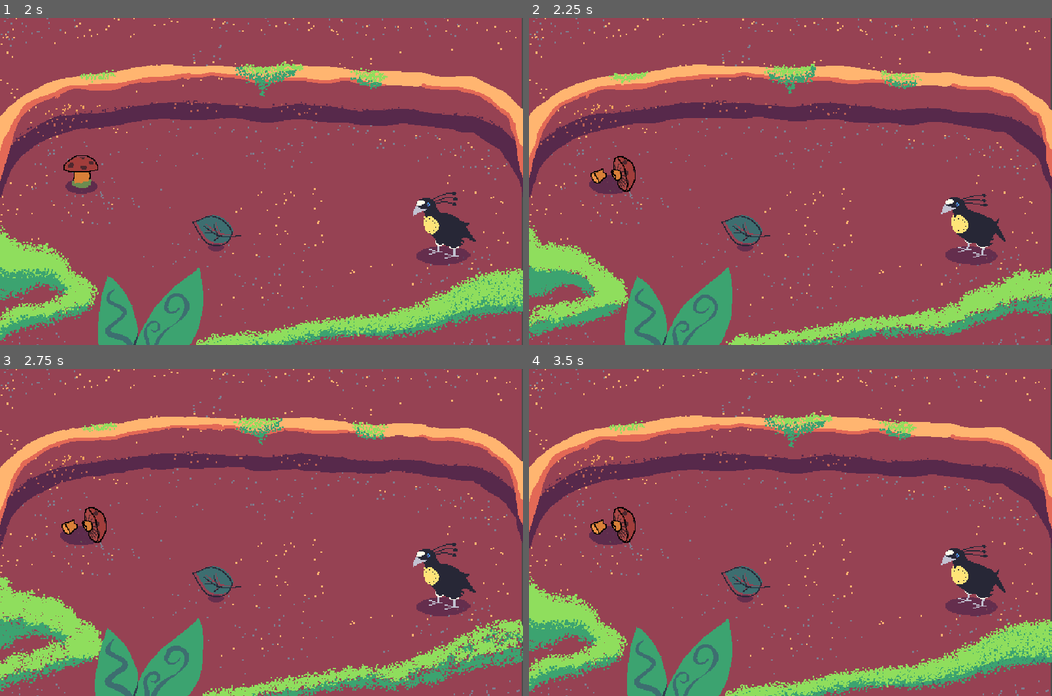
Above: before the commit, frames 1-4 (two rows, left to right).
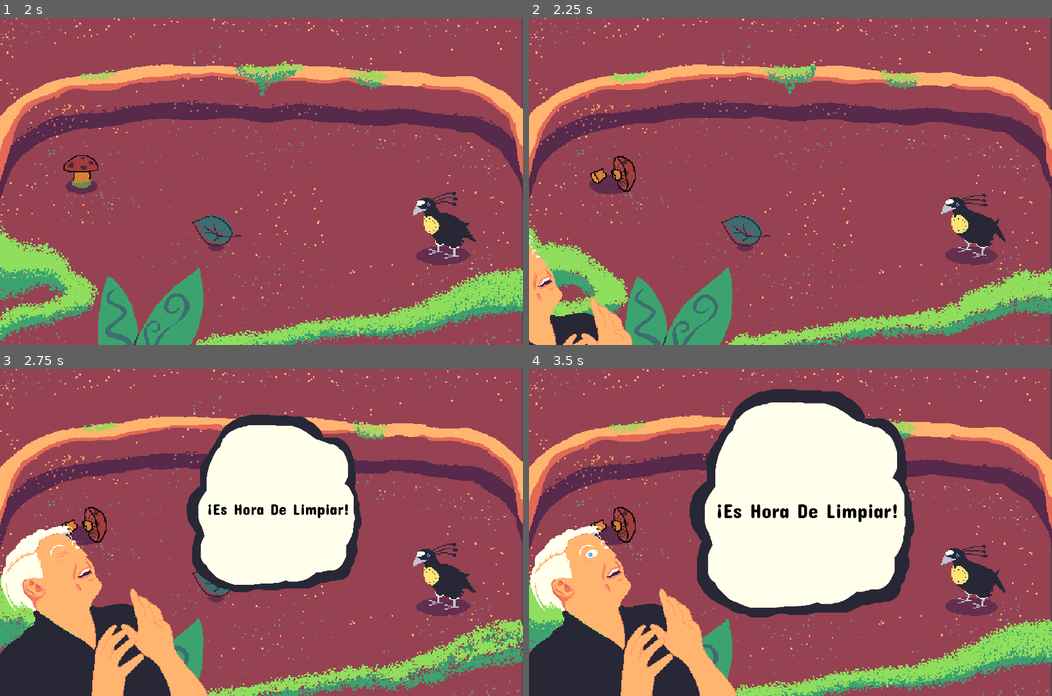
Above: after the commit, the same moments.

Repository: mapedorr/CapstoneGame
Game: Godot game, scene res://Limpiar/CleaningGame.tscn
Two runs of this game, one before a commit and one after it. Both use one fixed random seed, a clock stepped at 60 frames per second and the inputs below. Sound files missing from this copy of the repository are replaced by a short silence.
Inputs (mouse positions are in pixels of both pictures, inside the frame that each line leads up to):
- Up to frame 1 (2 s): drag from (214, 230) to (83, 174) at 0.52 s; click "Start" at 1.25 s
- Up to frame 2 (2.25 s): drag from (612, 174) to (743, 230) at 2.02 s
- Up to frame 3 (2.75 s): no input
- Up to frame 4 (3.5 s): move the mouse to (842, 460) at 2.77 s; click (842, 460) at 2.92 s

Frame 1 is identical in both runs. In frame 2, 2.7% of the frame differs, in the area x 0-20%, y 66-100%; in frame 3, 27%; in frame 4, 37%, in the area x 0-74%, y 6-100%.

Commit message:
David

Diff:
--- a/Limpiar/CleaningGame.tscn
+++ b/Limpiar/CleaningGame.tscn
@@ -661,7 +661,6 @@
 anims/Idle = SubResource( 7 )
 
 [node name="Bird4" type="Sprite" parent="."]
-editor/display_folded = true
 position = Vector2( 1003, 425 )
 
 [node name="DancingBird" type="Sprite" parent="Bird4"]
@@ -708,7 +707,6 @@
 volume_db = -1.5
 
 [node name="SpeechBalloon" type="Sprite" parent="Bird4/DancingBird"]
-editor/display_folded = true
 position = Vector2( 37, -45 )
 texture = ExtResource( 31 )
 hframes = 9
--- a/Limpiar/Limpiar.gd
+++ b/Limpiar/Limpiar.gd
@@ -176,6 +176,7 @@
 			yield(get_tree().create_timer(randi() % 6 + 1), "timeout")
 			$Bird4/DancingBird/Dance.stop()
 			$Bird4/DancingBird/Dance.play("Bow")
+			$UI.show_david('end')
 #			$UI/WinMessage.show()
 
 
@@ -184,6 +185,7 @@
 	$SFX_Whoosh.play()
 
 func _on_music_started():
+	$UI.hide_david()
 	if skip_tutorial:
 		in_tutorial = 4
 		$Bird4/DancingBird.destination = 4
@@ -217,3 +219,4 @@
 
 func start_game():
 	$MusicManager.start_metronome()
+	$UI.show_david('start')
--- a/default_bus_layout.tres
+++ b/default_bus_layout.tres
@@ -1,7 +1,7 @@
 [gd_resource type="AudioBusLayout" format=2]
 
 [resource]
-bus/0/volume_db = -9.4
+bus/0/volume_db = 2.6
 bus/1/name = "Music"
 bus/1/solo = false
 bus/1/mute = false
--- a/ui/UI.gd
+++ b/ui/UI.gd
@@ -61,3 +61,13 @@
 func _on_back_pressed():
 	$StartScreen/AnimationPlayer.play_backwards("ShowCredits")
 	$UI_Menu_Back.play()
+
+func show_david(status):
+	if status == 'start':
+		$David/Globo/Label.set_text("¡Es Hora De Limpiar!")
+	else:
+		$David/Globo/Label.set_text("¡Es Hora De Bailar!")
+	$Animations.play("ShowDavid")
+
+func hide_david():
+	$Animations.play_backwards("ShowDavid")
--- a/ui/UI.tscn
+++ b/ui/UI.tscn
@@ -1,26 +1,28 @@
-[gd_scene load_steps=38 format=2]
+[gd_scene load_steps=43 format=2]
 
 [ext_resource path="res://ui/UI.gd" type="Script" id=1]
 [ext_resource path="res://Assets/Fonts/Sniglet-Regular.ttf" type="DynamicFontData" id=2]
-[ext_resource path="res://ui/assets/bg.png" type="Texture" id=3]
-[ext_resource path="res://ui/AnimatedAtlas.gd" type="Script" id=4]
-[ext_resource path="res://ui/assets/heart_1.png" type="Texture" id=5]
-[ext_resource path="res://ui/assets/heart_2.png" type="Texture" id=6]
-[ext_resource path="res://ui/assets/heart_3.png" type="Texture" id=7]
-[ext_resource path="res://ui/assets/bird.png" type="Texture" id=8]
-[ext_resource path="res://Audio/SFX/UI_Menu_In.ogg" type="AudioStream" id=9]
-[ext_resource path="res://Audio/SFX/UI_Menu_Out.ogg" type="AudioStream" id=10]
-[ext_resource path="res://Audio/SFX/UI_Menu_Click.ogg" type="AudioStream" id=11]
-[ext_resource path="res://Audio/SFX/UI_Menu_Back.ogg" type="AudioStream" id=12]
-[ext_resource path="res://Audio/SFX/SFX_UI_Show.ogg" type="AudioStream" id=13]
-[ext_resource path="res://Audio/SFX/SFX_UI_Hide.ogg" type="AudioStream" id=14]
-[ext_resource path="res://Audio/SFX/SFX_Heart_01.ogg" type="AudioStream" id=15]
-[ext_resource path="res://Audio/SFX/SFX_Heart_02.ogg" type="AudioStream" id=16]
-[ext_resource path="res://Audio/SFX/SFX_Heart_03.ogg" type="AudioStream" id=17]
-[ext_resource path="res://ui/assets/game_name.png" type="Texture" id=18]
-[ext_resource path="res://Assets/Fonts/ConcertOne-Regular.ttf" type="DynamicFontData" id=19]
-[ext_resource path="res://CustomResources/DynamicFonts/ConcertOne-48.tres" type="DynamicFont" id=20]
-[ext_resource path="res://ui/assets/CLO-logo.png" type="Texture" id=21]
+[ext_resource path="res://Assets/Sprites/David_Globo.png" type="Texture" id=3]
+[ext_resource path="res://Assets/Fonts/ConcertOne-Regular.ttf" type="DynamicFontData" id=4]
+[ext_resource path="res://Assets/Sprites/David_temp.png" type="Texture" id=5]
+[ext_resource path="res://ui/assets/bg.png" type="Texture" id=6]
+[ext_resource path="res://ui/AnimatedAtlas.gd" type="Script" id=7]
+[ext_resource path="res://ui/assets/heart_1.png" type="Texture" id=8]
+[ext_resource path="res://ui/assets/heart_2.png" type="Texture" id=9]
+[ext_resource path="res://ui/assets/heart_3.png" type="Texture" id=10]
+[ext_resource path="res://ui/assets/bird.png" type="Texture" id=11]
+[ext_resource path="res://Audio/SFX/UI_Menu_In.ogg" type="AudioStream" id=12]
+[ext_resource path="res://Audio/SFX/UI_Menu_Out.ogg" type="AudioStream" id=13]
+[ext_resource path="res://Audio/SFX/UI_Menu_Click.ogg" type="AudioStream" id=14]
+[ext_resource path="res://Audio/SFX/UI_Menu_Back.ogg" type="AudioStream" id=15]
+[ext_resource path="res://Audio/SFX/SFX_UI_Show.ogg" type="AudioStream" id=16]
+[ext_resource path="res://Audio/SFX/SFX_UI_Hide.ogg" type="AudioStream" id=17]
+[ext_resource path="res://Audio/SFX/SFX_Heart_01.ogg" type="AudioStream" id=18]
+[ext_resource path="res://Audio/SFX/SFX_Heart_02.ogg" type="AudioStream" id=19]
+[ext_resource path="res://Audio/SFX/SFX_Heart_03.ogg" type="AudioStream" id=20]
+[ext_resource path="res://ui/assets/game_name.png" type="Texture" id=21]
+[ext_resource path="res://CustomResources/DynamicFonts/ConcertOne-48.tres" type="DynamicFont" id=22]
+[ext_resource path="res://ui/assets/CLO-logo.png" type="Texture" id=23]
 
 [sub_resource type="DynamicFont" id=1]
 size = 72
@@ -102,8 +104,57 @@
 "values": [ Color( 1, 1, 1, 0 ), Color( 1, 1, 1, 1 ) ]
 }
 
+[sub_resource type="Animation" id=18]
+resource_name = "ShowDavid"
+length = 0.8
+tracks/0/type = "value"
+tracks/0/path = NodePath("David/David:position")
+tracks/0/interp = 1
+tracks/0/loop_wrap = true
+tracks/0/imported = false
+tracks/0/enabled = true
+tracks/0/keys = {
+"times": PoolRealArray( 0, 0.5 ),
+"transitions": PoolRealArray( 1, 1 ),
+"update": 0,
+"values": [ Vector2( -60, 60 ), Vector2( 256, -216 ) ]
+}
+tracks/1/type = "value"
+tracks/1/path = NodePath("David/Globo:scale")
+tracks/1/interp = 1
+tracks/1/loop_wrap = true
+tracks/1/imported = false
+tracks/1/enabled = true
+tracks/1/keys = {
+"times": PoolRealArray( 0.5, 0.8 ),
+"transitions": PoolRealArray( 1, 1 ),
+"update": 0,
+"values": [ Vector2( 1e-05, 1e-05 ), Vector2( 1, 1 ) ]
+}
+
+[sub_resource type="DynamicFont" id=19]
+size = 50
+font_data = ExtResource( 4 )
+
+[sub_resource type="Animation" id=17]
+resource_name = "Idle"
+length = 0.7
+loop = true
+tracks/0/type = "value"
+tracks/0/path = NodePath("David:frame")
+tracks/0/interp = 1
+tracks/0/loop_wrap = true
+tracks/0/imported = false
+tracks/0/enabled = true
+tracks/0/keys = {
+"times": PoolRealArray( 0, 0.2, 0.4, 0.6 ),
+"transitions": PoolRealArray( 1, 1, 1, 1 ),
+"update": 1,
+"values": [ 0, 1, 2, 1 ]
+}
+
 [sub_resource type="AtlasTexture" id=3]
-atlas = ExtResource( 3 )
+atlas = ExtResource( 6 )
 region = Rect2( 0, 0, 300, 216 )
 
 [sub_resource type="Animation" id=4]
@@ -319,6 +370,38 @@
 
 [node name="Animations" type="AnimationPlayer" parent="."]
 anims/ShowCleanlinessCheck = SubResource( 2 )
+anims/ShowDavid = SubResource( 18 )
+
+[node name="David" type="Control" parent="."]
+anchor_top = 1.0
+anchor_bottom = 1.0
+margin_top = -40.0
+margin_right = 40.0
+
+[node name="Globo" type="Sprite" parent="David"]
+position = Vector2( 680, -430 )
+scale = Vector2( 1e-05, 1e-05 )
+texture = ExtResource( 3 )
+
+[node name="Label" type="Label" parent="David/Globo"]
+margin_left = -237.0
+margin_top = -130.0
+margin_right = 239.0
+margin_bottom = 140.0
+custom_fonts/font = SubResource( 19 )
+custom_colors/font_color = Color( 0, 0, 0, 1 )
+text = "¡Es Hora De Limpiar!"
+align = 1
+valign = 1
+
+[node name="David" type="Sprite" parent="David"]
+position = Vector2( -60, 60 )
+texture = ExtResource( 5 )
+hframes = 3
+
+[node name="Animator" type="AnimationPlayer" parent="David"]
+autoplay = "Idle"
+anims/Idle = SubResource( 17 )
 
 [node name="CleanlinessCheck" type="Control" parent="."]
 anchor_right = 1.0
@@ -331,13 +414,13 @@
 anchor_top = 1.0
 anchor_right = 1.0
 anchor_bottom = 1.0
-margin_left = -300.0
-margin_top = 20.0
-margin_bottom = 236.0
+margin_left = -293.0
+margin_top = -216.0
+margin_right = 7.0
 mouse_filter = 2
 texture = SubResource( 3 )
 expand = true
-script = ExtResource( 4 )
+script = ExtResource( 7 )
 
 [node name="Animations" type="AnimationPlayer" parent="CleanlinessCheck/Background"]
 anims/Idle = SubResource( 4 )
@@ -348,11 +431,11 @@
 margin_top = 710.0
 margin_right = 1083.0
 margin_bottom = 772.0
-rect_scale = Vector2( 3.68755e-05, 3.68755e-05 )
+rect_scale = Vector2( 0.25, 0.25 )
 rect_pivot_offset = Vector2( 31, 31 )
 mouse_filter = 2
 texture = SubResource( 5 )
-script = ExtResource( 4 )
+script = ExtResource( 7 )
 
 [node name="Animations" type="AnimationPlayer" parent="CleanlinessCheck/Heart1"]
 anims/Break = SubResource( 6 )
@@ -364,11 +447,11 @@
 margin_top = 646.0
 margin_right = 1118.0
 margin_bottom = 707.0
-rect_scale = Vector2( 3.68719e-05, 3.68719e-05 )
+rect_scale = Vector2( 0, 0 )
 rect_pivot_offset = Vector2( 39, 30 )
 mouse_filter = 2
 texture = SubResource( 8 )
-script = ExtResource( 4 )
+script = ExtResource( 7 )
 
 [node name="Animations" type="AnimationPlayer" parent="CleanlinessCheck/Heart2"]
 anims/Break = SubResource( 6 )
@@ -384,58 +467,58 @@
 rect_pivot_offset = Vector2( 38, 30 )
 mouse_filter = 2
 texture = SubResource( 10 )
-script = ExtResource( 4 )
+script = ExtResource( 7 )
 
 [node name="Animations" type="AnimationPlayer" parent="CleanlinessCheck/Heart3"]
 anims/Break = SubResource( 6 )
 anims/Idle = SubResource( 11 )
 
 [node name="Bird" type="TextureRect" parent="CleanlinessCheck"]
-self_modulate = Color( 1, 1, 1, 1.29795e-05 )
 anchor_left = 1.0
 anchor_top = 1.0
 anchor_right = 1.0
 anchor_bottom = 1.0
-margin_left = -180.0
-margin_top = 29.9975
-margin_right = 4.0
-margin_bottom = 191.997
+margin_left = -182.0
+margin_top = -162.0
+margin_right = 2.0
+margin_bottom = -0.000488281
 texture = SubResource( 12 )
-script = ExtResource( 4 )
+script = ExtResource( 7 )
 
 [node name="UI_Menu_In" type="AudioStreamPlayer" parent="."]
-stream = ExtResource( 9 )
+stream = ExtResource( 12 )
 
 [node name="UI_Menu_Out" type="AudioStreamPlayer" parent="."]
-stream = ExtResource( 10 )
+stream = ExtResource( 13 )
 
 [node name="UI_Menu_Click" type="AudioStreamPlayer" parent="."]
-stream = ExtResource( 11 )
+stream = ExtResource( 14 )
 
 [node name="UI_Menu_Back" type="AudioStreamPlayer" parent="."]
-stream = ExtResource( 12 )
+stream = ExtResource( 15 )
 
 [node name="Show" type="AudioStreamPlayer" parent="."]
-stream = ExtResource( 13 )
+stream = ExtResource( 16 )
 volume_db = -4.0
 
 [node name="Hide" type="AudioStreamPlayer" parent="."]
-stream = ExtResource( 14 )
+stream = ExtResource( 17 )
 volume_db = -6.0
 
 [node name="Heart" type="AudioStreamPlayer" parent="."]
-stream = ExtResource( 15 )
+stream = ExtResource( 18 )
 volume_db = -3.0
 
 [node name="Heart2" type="AudioStreamPlayer" parent="."]
-stream = ExtResource( 16 )
+stream = ExtResource( 19 )
 volume_db = -3.0
 
 [node name="Heart3" type="AudioStreamPlayer" parent="."]
-stream = ExtResource( 17 )
+stream = ExtResource( 20 )
 volume_db = -3.0
 
 [node name="StartScreen" type="Control" parent="."]
+editor/display_folded = true
 anchor_right = 1.0
 anchor_bottom = 1.0
 
@@ -452,9 +535,10 @@
 margin_top = -670.0
 margin_right = 536.0
 margin_bottom = -481.996
-texture = ExtResource( 18 )
+texture = ExtResource( 21 )
 
 [node name="StartButtons" type="VBoxContainer" parent="StartScreen"]
+editor/display_folded = true
 anchor_left = 0.5
 anchor_top = 0.5
 anchor_right = 0.5
@@ -498,6 +582,7 @@
 flat = true
 
 [node name="Credits" type="VBoxContainer" parent="StartScreen"]
+editor/display_folded = true
 anchor_top = 0.5
 anchor_right = 1.0
 anchor_bottom = 0.5
Binary file added: Assets/Sprites/David_Globo.png
Not shown, added: Assets/Sprites/David_Globo.png.import
Binary file added: Assets/Sprites/David_temp.png
Not shown, added: Assets/Sprites/David_temp.png.import
Not shown: 9 places in ui/UI.tscn that only renumber resources
